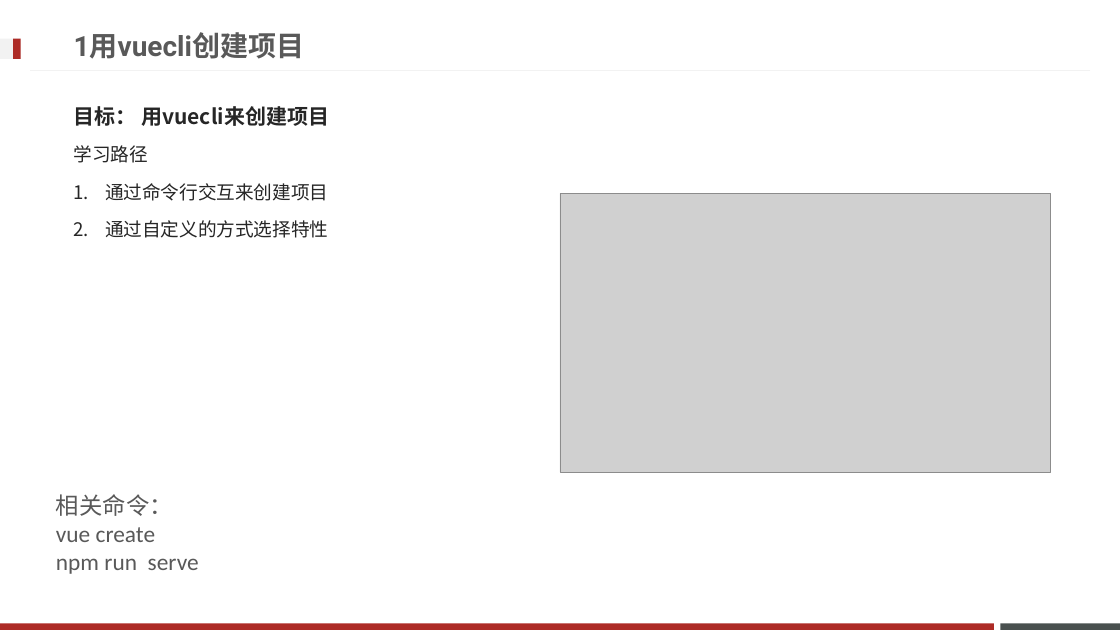
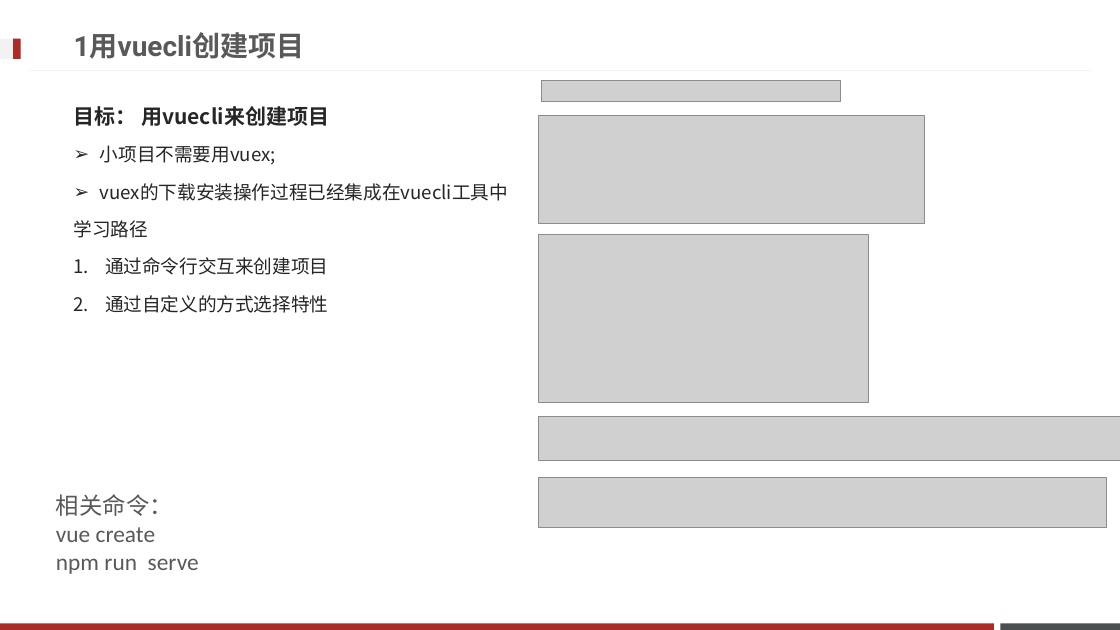
Before and after one commit to fanyouf/hmtt_web, a slide deck: slide 3 of 00ppt/01-用脚手架工具创建项目学习Vuex的使用.pptx. Drawn at 1120x630 pixels with LibreOffice and Linux fonts; fonts in the diff are those of the drawing; grey boxes stand for pictures; background and template pictures are left out. Boxes give left, top, right and bottom in pixels: in the first picture for what was removed or moved away, otherwise in the second. Text is boxed around its words. In the diff, an @@ line names an element or a change of style, - is before the commit and + after.

```diff
--- a/00ppt/01-用脚手架工具创建项目学习Vuex的使用.pptx
+++ b/00ppt/01-用脚手架工具创建项目学习Vuex的使用.pptx
@@ picture added at [542, 80, 841, 102] @@
@@ picture added at [539, 115, 924, 223] @@
@@ text at [100, 145, 508, 201]: paragraphs added @@
+➢ 小项目不需要用vuex;
+➢ vuex的下载安装操作过程已经集成在vuecli工具中
@@ picture removed at [560, 193, 1052, 472] @@
@@ picture added at [539, 234, 869, 402] @@
@@ picture added at [539, 417, 1120, 460] @@
@@ picture added at [539, 478, 1107, 528] @@
```
Also in this commit, not shown: 5 other slides changed, 18 other files.
